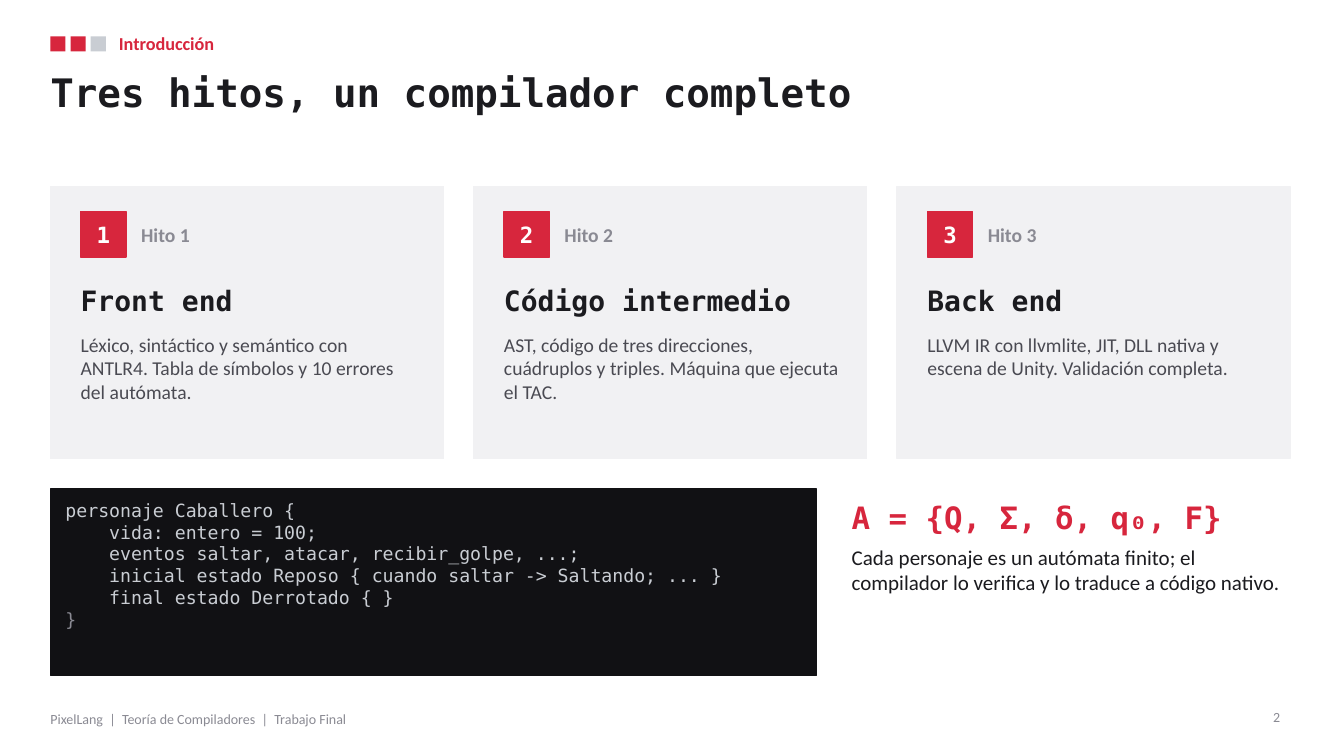
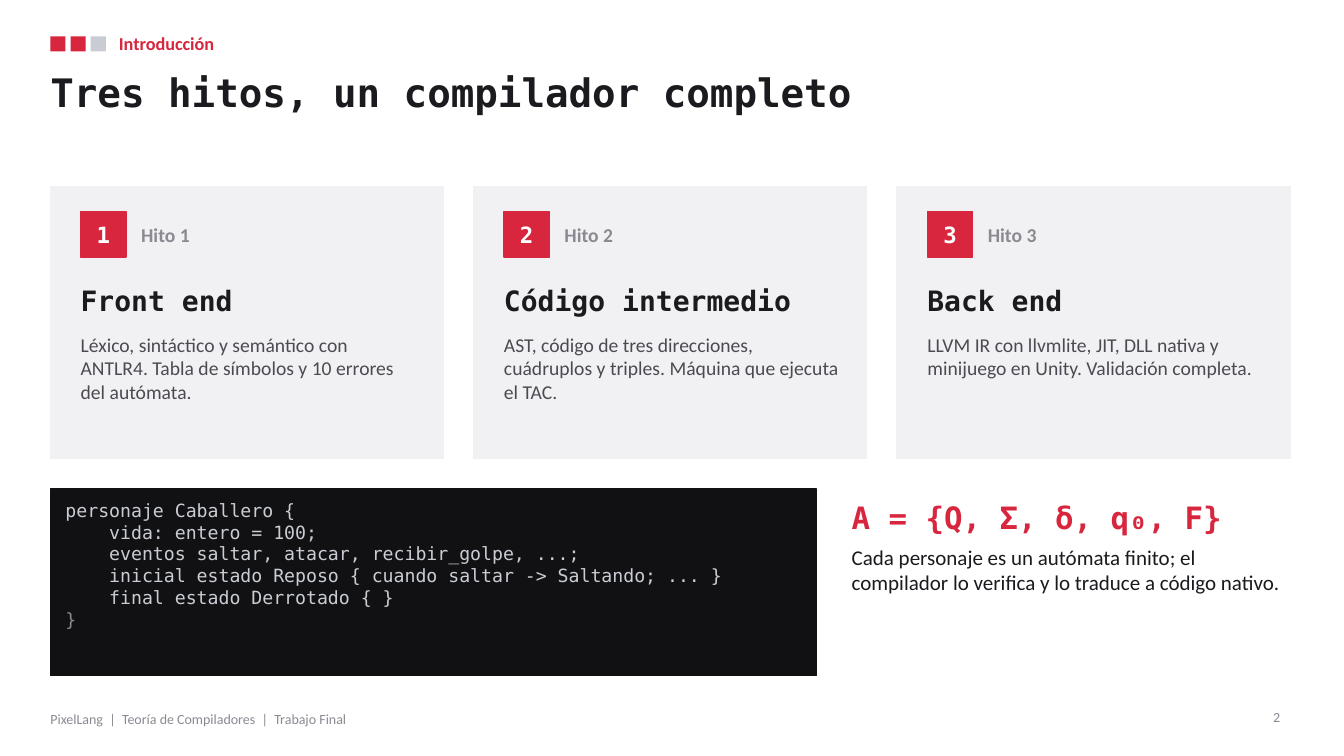
Before and after one commit to DavidRamPari/pixellang, a slide deck: slide 2 of docs/PixelLang_TrabajoFinal_Presentacion.pptx. Drawn at 1344x756 pixels with LibreOffice and Linux fonts; fonts in the diff are those of the drawing. Boxes give left, top, right and bottom in pixels: in the first picture for what was removed or moved away, otherwise in the second. Text is boxed around its words. In the diff, an @@ line names an element or a change of style, - is before the commit and + after.

Commit message:
Informe, presentación y video con el minijuego de Unity

```diff
--- a/docs/PixelLang_TrabajoFinal_Presentacion.pptx
+++ b/docs/PixelLang_TrabajoFinal_Presentacion.pptx
@@ text at [927,338,1251,379]: text changed @@
-LLVM IR con llvmlite, JIT, DLL nativa y escena de Unity. Validación completa.
+LLVM IR con llvmlite, JIT, DLL nativa y minijuego en Unity. Validación completa.
```
Also in this commit, not shown: 6 other slides changed, 2 slides added, 4 other files.
